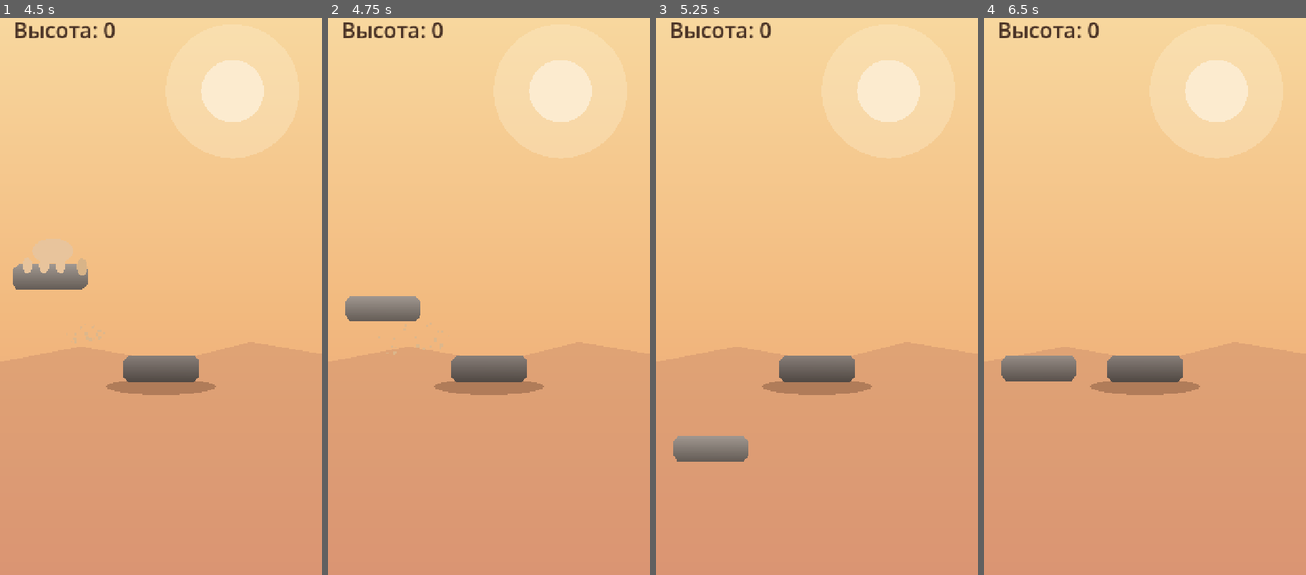
Above: before the commit, frames 1-4 (left to right).
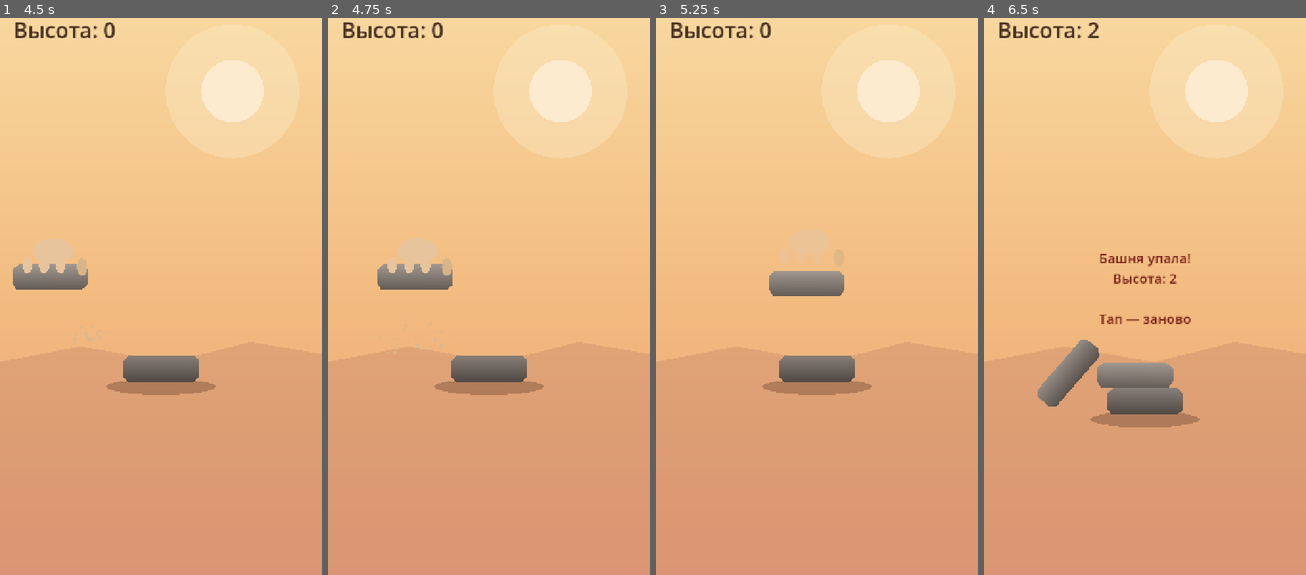
Above: after the commit, the same moments.

Repository: Babaika8/balance-tower
Game: Godot game, scene res://main.tscn
Two runs of this game, one before a commit and one after it. Both use one fixed random seed, a clock stepped at 60 frames per second and the inputs below.
Inputs (mouse positions are in pixels of both pictures, inside the frame that each line leads up to):
- Up to frame 1 (4.5 s): tap Enter at 0.5 s; move the mouse to (231, 257) at 0.52 s; click (231, 257) at 0.67 s; tap Space at 0.77, 1.52, 3.02, 3.77 s; move the mouse to (96, 318) at 1.27 s; click (96, 318) at 1.42 s; move the mouse to (193, 162) at 2.02 s; click (193, 162) at 2.17 s; move the mouse to (144, 402) at 2.77 s; click (144, 402) at 2.92 s; move the mouse to (257, 374) at 3.52 s; click (257, 374) at 3.67 s; move the mouse to (64, 201) at 4.27 s; click (64, 201) at 4.42 s
- Up to frame 2 (4.75 s): tap Space at 4.52 s
- Up to frame 3 (5.25 s): move the mouse to (833, 290) at 5.02 s; click (833, 290) at 5.17 s
- Up to frame 4 (6.5 s): move the mouse to (1096, 146) at 5.77 s; click (1096, 146) at 5.92 s; tap Space at 6.02 s

Frame 1 is identical in both runs. In frame 2, 2.1% of the frame differs, in the area x 5-39%, y 43-55%; in frame 3, 2.1%; in frame 4, 5.7%, in the area x 5-68%, y 0-74%.

Commit message:
Fix touch double-input on restart; loading hint for leaderboard
Co-Authored-By: Claude Opus 4.8 <noreply@anthropic.com>

Diff:
--- a/game.gd
+++ b/game.gd
@@ -30,6 +30,7 @@
 var current_stone: RigidBody2D = null
 var stones: Array[RigidBody2D] = []
 var loading_lb: bool = false
+var last_action_ms: int = 0
 
 var camera: Camera2D
 var score_label: Label
@@ -209,6 +210,11 @@
 		act = true
 	if not act:
 		return
+	# Защита от двойного срабатывания (тач + эмулированный клик на одном тапе).
+	var now := Time.get_ticks_msec()
+	if now - last_action_ms < 200:
+		return
+	last_action_ms = now
 	if state == State.WAITING and carrier:
 		_drop()
 	elif state == State.GAME_OVER:
@@ -273,6 +279,7 @@
 	msg_label.visible = true
 	# Веб (Telegram): отправить счёт и подтянуть топ-10.
 	if OS.has_feature("web"):
+		msg_label.text = "Башня упала!\nВысота: %d\n\nЗагружаю рекорды…" % score
 		JavaScriptBridge.eval("window.BT_finish && window.BT_finish(%d)" % score, true)
 		loading_lb = true
 
--- a/project.godot
+++ b/project.godot
@@ -13,6 +13,11 @@
 window/stretch/mode="canvas_items"
 window/stretch/aspect="expand"
 
+[input_devices]
+
+pointing/emulate_mouse_from_touch=false
+pointing/emulate_touch_from_mouse=false
+
 [rendering]
 
 environment/defaults/default_clear_color=Color(0.88, 0.96, 0.93, 1)
Not shown, changed: build/web/index.html
Not shown, changed: build/web/index.pck
